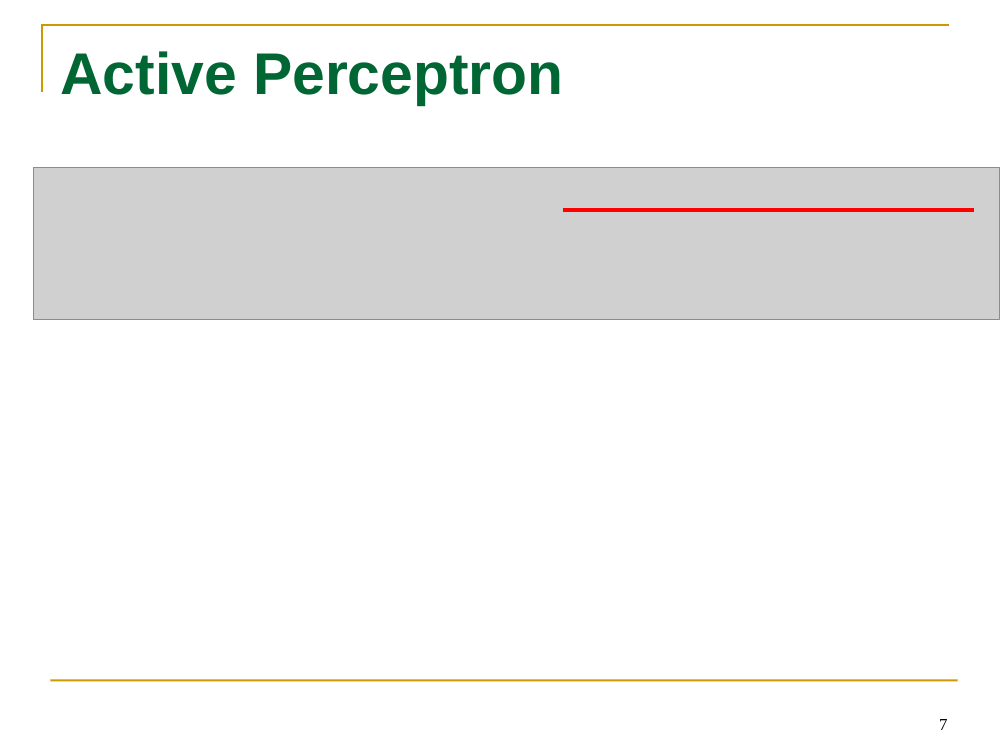
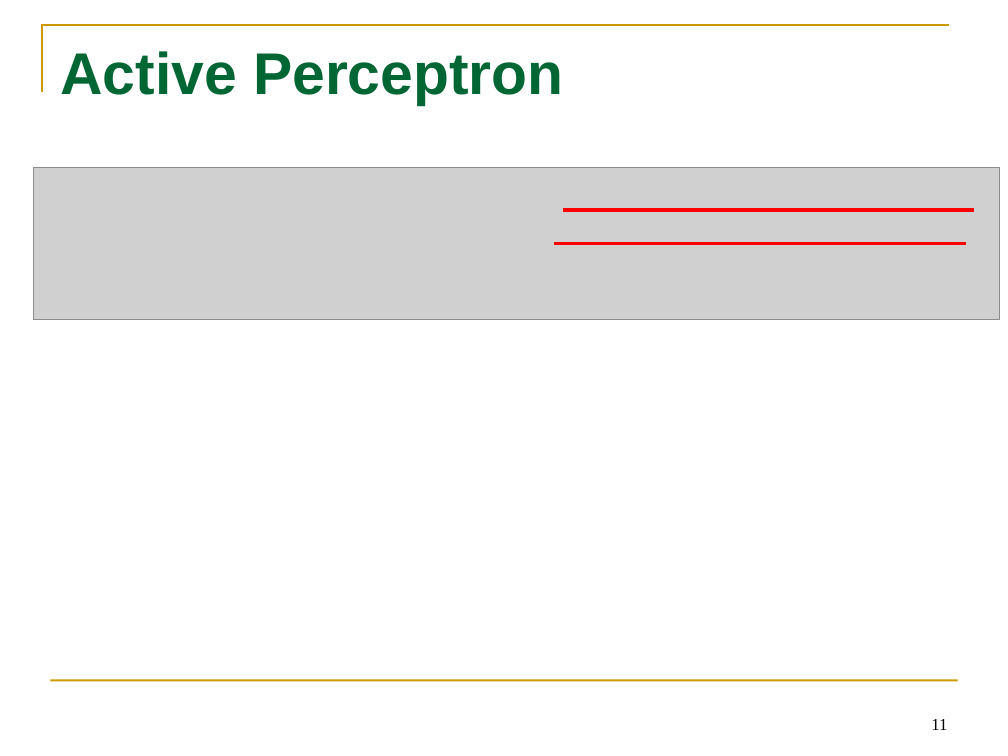
Before and after one commit to tttyy/Active-Learning, a slide deck: slide 11 of presentation/Activelearning.pptx (slide 7 before the commit). Drawn at 1008x756 pixels with LibreOffice and Linux fonts; fonts in the diff are those of the drawing; grey boxes stand for pictures. Boxes give left, top, right and bottom in pixels: in the first picture for what was removed or moved away, otherwise in the second. Text is boxed around its words. In the diff, an @@ line names an element or a change of style, - is before the commit and + after.

```diff
--- a/presentation/Activelearning.pptx
+++ b/presentation/Activelearning.pptx
@@ line added from (554, 244) to (966, 244), #FF0000 2.5 pt @@
@@ page number at [931, 719, 947, 730]: text changed @@
-7
+11
```
Also in this commit, not shown: 7 other slides changed, 5 slides added, 1 slide removed.
